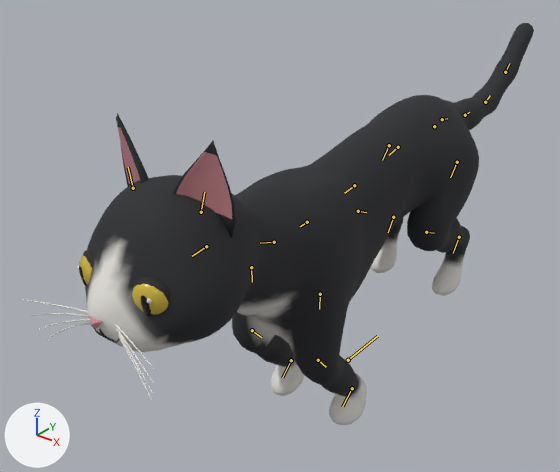
One commit to the glTF model models/cat/out/Cat.roblox.glb: the scene before it, then after it.
The view is the same before and after, from a 50 mm camera at (2.0, -3.12, 2.69) aimed at (-0.36, -0.17, 0.87). Arrows for +X, +Y and +Z are at lower left; the lights stay in place. The picture after the commit comes second. Both versions are drawn at frame 10 of the action 'Jump'; the numbers are the values there. The bones that bend it are drawn over the model as lines.

Names of what the first picture shows: 'Cat'.
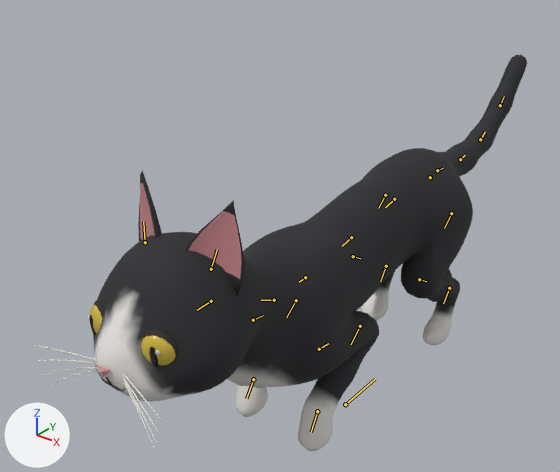
What differs and where, as boxes (x1, y1, x2, y2) in the pictures (560 x 472 px):
'Cat', posed: before (22, 23, 534, 425); after (32, 55, 527, 451)
bone 'Root', root to tip: before (348, 360) to (377, 336); after (345, 404) to (375, 379)
bone 'Hips', root to tip: before (434, 126) to (433, 127); after (430, 177) to (428, 178)
bone 'Spine2', root to tip: before (354, 185) to (344, 193); after (351, 237) to (342, 246)
bone 'Neck', root to tip: before (274, 242) to (260, 243); after (274, 300) to (261, 300)
bone 'Ear.L', root to tip: before (201, 212) to (204, 192); after (211, 269) to (217, 249)
bone 'Ear.R', root to tip: before (133, 188) to (128, 167); after (145, 242) to (143, 221)
bone 'UpperArm.L', root to tip: before (320, 294) to (319, 309); after (319, 349) to (328, 343)
bone 'Forearm.L', root to tip: before (318, 360) to (326, 367); after (360, 326) to (351, 344)
bone 'Paw.L', root to tip: before (352, 388) to (342, 406); after (317, 411) to (311, 432)
bone 'UpperArm.R', root to tip: before (251, 267) to (252, 282); after (253, 320) to (263, 315)
bone 'Forearm.R', root to tip: before (252, 330) to (261, 337); after (296, 300) to (286, 317)
bone 'Paw.R', root to tip: before (291, 360) to (282, 377); after (253, 379) to (246, 398)
bone 'Tail1', root to tip: before (442, 119) to (447, 118); after (437, 170) to (443, 168)
bone 'Tail2', root to tip: before (465, 115) to (469, 112); after (460, 159) to (465, 155)
bone 'Tail4', root to tip: before (505, 72) to (509, 63); after (500, 105) to (504, 96)
bone 'Thigh.L', root to tip: before (457, 162) to (450, 177); after (451, 213) to (444, 228)
bone 'Foot.L', root to tip: before (459, 237) to (453, 253); after (449, 288) to (443, 303)
bone 'Thigh.R', root to tip: before (389, 145) to (382, 160); after (385, 195) to (378, 208)
bone 'Foot.R', root to tip: before (393, 217) to (388, 232); after (386, 266) to (380, 281)

The change in detail:
Bone 'Root' (bone_root) moves from (0.0, 0.0, 0.028) to (0.0, 0.0, -0.043).
Bone 'Hips' (bone_hips) turns from (6, 0, 0) to (4, 0, 0) degrees about its own x, y and z.
Bone 'Spine2' (bone_spine2) turns from (-2, 0, 0) to (0, 0, 0) degrees about its own x, y and z.
Bone 'Neck' (bone_neck) turns from (13, 0, 0) to (7, 0, 0) degrees about its own x, y and z.
Bone 'Ear.L' (bone_ear_l) turns from (0, 0, 0) to (7, 0, 0) degrees about its own x, y and z.
Bone 'Ear.R' (bone_ear_r) turns from (0, 0, 0) to (7, 0, 0) degrees about its own x, y and z.
Bone 'UpperArm.L' (bone_upperarm_l) turns from (-36, 0, 0) to (46, 0, 0) degrees about its own x, y and z.
Bone 'Forearm.L' (bone_forearm_l) turns from (77, 0, 0) to (-96, 0, 0) degrees about its own x, y and z.
Bone 'Paw.L' (bone_paw_l) turns from (-47, 0, 0) to (62, 0, 0) degrees about its own x, y and z.
Bone 'UpperArm.R' (bone_upperarm_r) turns from (-36, 0, 0) to (46, 0, 0) degrees about its own x, y and z.
Bone 'Forearm.R' (bone_forearm_r) turns from (77, 0, 0) to (-96, 0, 0) degrees about its own x, y and z.
Bone 'Paw.R' (bone_paw_r) turns from (-47, 0, 0) to (62, 0, 0) degrees about its own x, y and z.
Bone 'Tail1' (bone_tail1) turns from (-15, 0, 0) to (-9, 0, 0) degrees about its own x, y and z.
Bone 'Tail2' (bone_tail2) turns from (-11, 0, 0) to (-9, 0, 0) degrees about its own x, y and z.
Bone 'Tail4' (bone_tail4) turns from (-5, 0, 0) to (-9, 0, 0) degrees about its own x, y and z.
Bone 'Thigh.L' (bone_thigh_l) turns from (-21, 0, 0) to (-25, 0, 0) degrees about its own x, y and z.
Bone 'Foot.L' (bone_foot_l) turns from (-19, 0, 0) to (-15, 0, 0) degrees about its own x, y and z.
Bone 'Thigh.R' (bone_thigh_r) turns from (-21, 0, 0) to (-25, 0, 0) degrees about its own x, y and z.
Bone 'Foot.R' (bone_foot_r) turns from (-19, 0, 0) to (-15, 0, 0) degrees about its own x, y and z.
